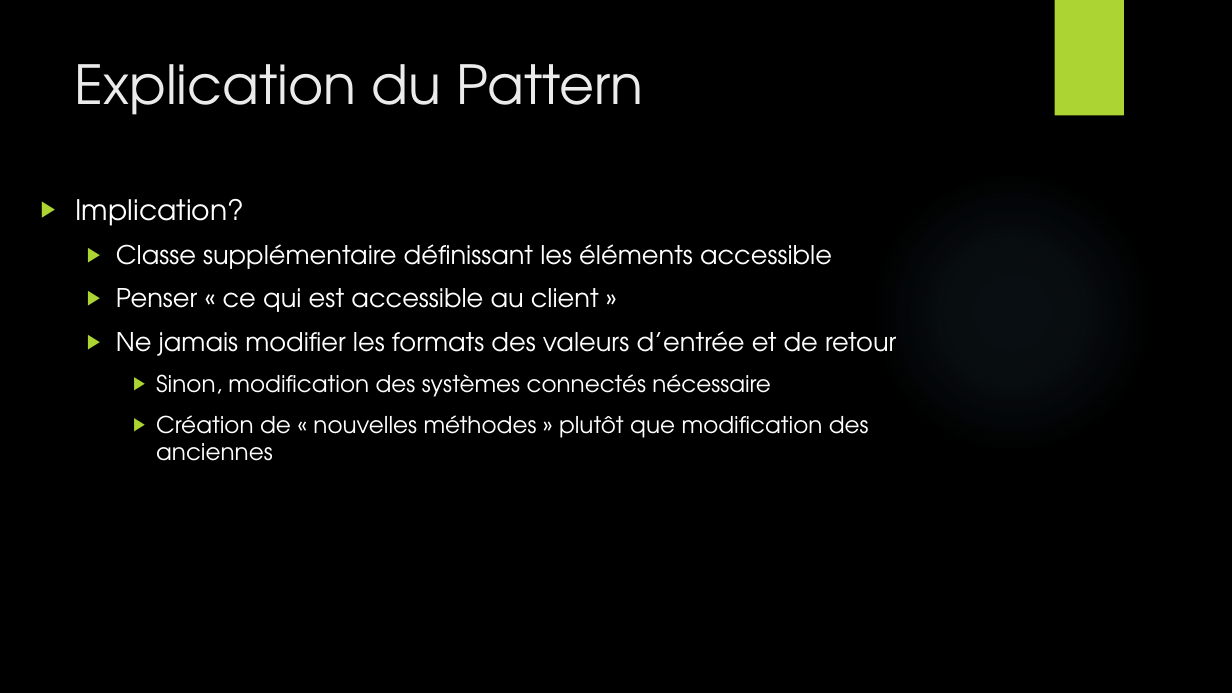
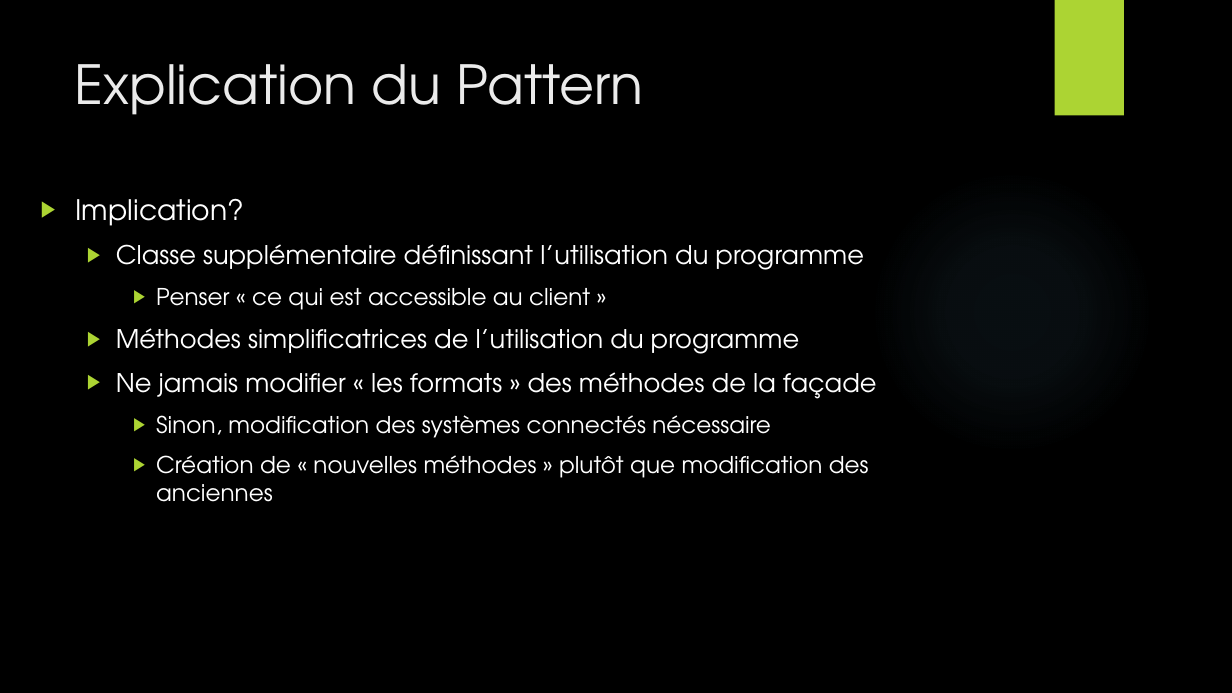
Before and after one commit to PlumpMath/DesignPatternFacade, a slide deck: slide 6 of presentation.pptx. Drawn at 1232x693 pixels with LibreOffice and Linux fonts; fonts in the diff are those of the drawing; background and template pictures are left out. Boxes give left, top, right and bottom in pixels: in the first picture for what was removed or moved away, otherwise in the second. Text is boxed around its words. In the diff, an @@ line names an element or a change of style, - is before the commit and + after.

```diff
--- a/presentation.pptx
+++ b/presentation.pptx
@@ text at (x1=116, y1=244, x2=863, y2=270): text changed @@
-  ▶ Classe supplémentaire définissant les éléments accessible
+  ▶ Classe supplémentaire définissant l’utilisation du programme
@@ text at (x1=156, y1=288, x2=590, y2=310): size 20 to 18 pt in "Penser « ce qui est accessible au ..."; list level 2 to 3 in "Penser « ce qui est ..." @@
@@ text at (x1=116, y1=328, x2=877, y2=399): text changed @@
-  ▶ Ne jamais modifier les formats des valeurs d’entrée et de retour
+  ▶ Méthodes simplificatrices de l’utilisation du programme
+  ▶ Ne jamais modifier « les formats » des méthodes de la façade
```
Also in this commit, not shown: 1 other slide changed, 2 slides added, 7 slides removed, 2 other files.
